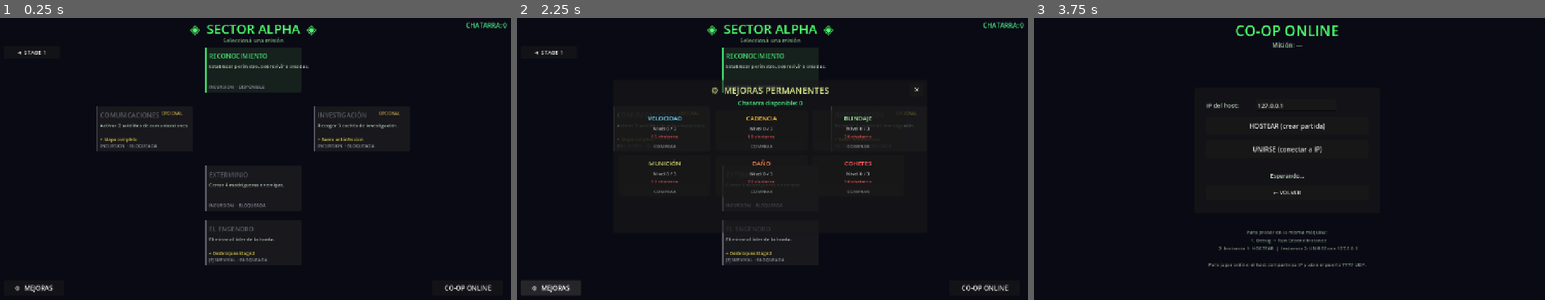
Above: before the commit, frames 1-3 (left to right).
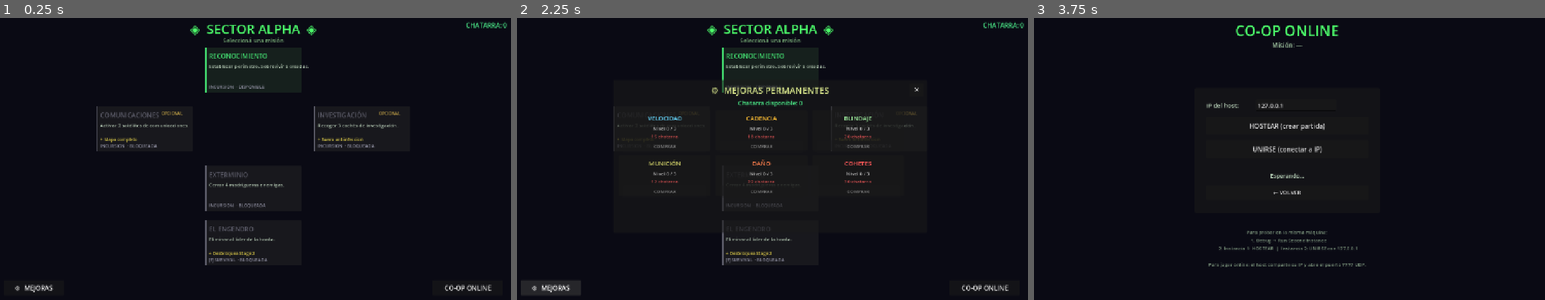
Above: after the commit, the same moments.

Repository: enriquecordero/last-colony
Game: Godot game, scene res://scenes/stage_select.tscn
Two runs of this game, one before a commit and one after it. Both use one fixed random seed, a clock stepped at 60 frames per second and the inputs below.
Inputs (mouse positions are in pixels of both pictures, inside the frame that each line leads up to):
- Up to frame 1 (0.25 s): no input
- Up to frame 2 (2.25 s): click (547, 51) at 0.5 s, where only the run before the commit has a clickable "◄ STAGE 1"; click (547, 51) at 1.25 s, where only the run before the commit has a clickable "◄ STAGE 1"; click "⚙ MEJORAS" at 2 s
- Up to frame 3 (3.75 s): click "✕" at 2.75 s; click "CO-OP ONLINE" at 3.5 s

The runs differ from the first frame. In frame 1, less than 0.1% of the frame differs, in the area x 3-9%, y 11-14%; in frame 2, less than 0.1%; in frame 3, nothing differs.

Commit message:
Fix stage nav buttons: prev/next replace static 3-button layout
- Replace 3 static stage buttons with 2 dynamic prev/next buttons
- Prev button (left, x=20) only shows when a previous stage exists
- Next button (right, x=VIEW_W-160) only shows when next stage is unlocked
- Clicking current stage no longer does nothing — buttons never point to current stage
- Fixes STAGE 2 button overlapping RECONOCIMIENTO card at x=570

Co-Authored-By: Claude Sonnet 4.6 <noreply@anthropic.com>

Diff:
--- a/scripts/stage_select_screen.gd
+++ b/scripts/stage_select_screen.gd
@@ -80,6 +80,14 @@
 var _chatarra_lbl:     Label      = null
 var _meta_card_lbls:   Dictionary = {}
 var _title_lbl:        Label      = null
+var _nav_prev_btn:     Button     = null
+var _nav_next_btn:     Button     = null
+
+const _STAGE_ORDER: Array = ["stage1", "stage2", "stage3"]
+const _STAGE_UNLOCK: Dictionary = {
+	"stage2": "stage1_complete",
+	"stage3": "stage2_complete",
+}
 
 func _ready() -> void:
 	MusicPlayer.set_mode(MusicPlayer.Mode.MENU)
@@ -103,32 +111,22 @@
 	sub.horizontal_alignment = HORIZONTAL_ALIGNMENT_CENTER
 	add_child(sub)
 
-	# Stage nav
-	var s1_btn := Button.new()
-	s1_btn.text = "◄  STAGE 1"
-	s1_btn.add_theme_font_size_override("font_size", 14)
-	s1_btn.size     = Vector2(140, 30)
-	s1_btn.position = Vector2(20, 86)
-	s1_btn.pressed.connect(func() -> void: _switch_stage("stage1"))
-	add_child(s1_btn)
-
-	if StageManager.is_reward_unlocked("stage1_complete"):
-		var s2_btn := Button.new()
-		s2_btn.text = "STAGE 2  ►"
-		s2_btn.add_theme_font_size_override("font_size", 14)
-		s2_btn.size     = Vector2(140, 30)
-		s2_btn.position = Vector2(VIEW_W * 0.5 - 70, 86)
-		s2_btn.pressed.connect(func() -> void: _switch_stage("stage2"))
-		add_child(s2_btn)
-
-	if StageManager.is_reward_unlocked("stage2_complete"):
-		var s3_btn := Button.new()
-		s3_btn.text = "STAGE 3  ►"
-		s3_btn.add_theme_font_size_override("font_size", 14)
-		s3_btn.size     = Vector2(140, 30)
-		s3_btn.position = Vector2(VIEW_W - 160, 86)
-		s3_btn.pressed.connect(func() -> void: _switch_stage("stage3"))
-		add_child(s3_btn)
+	# Stage nav — prev (left) and next (right), never shows current stage
+	_nav_prev_btn = Button.new()
+	_nav_prev_btn.add_theme_font_size_override("font_size", 14)
+	_nav_prev_btn.size     = Vector2(140, 30)
+	_nav_prev_btn.position = Vector2(20, 86)
+	_nav_prev_btn.pressed.connect(_on_nav_prev)
+	add_child(_nav_prev_btn)
+
+	_nav_next_btn = Button.new()
+	_nav_next_btn.add_theme_font_size_override("font_size", 14)
+	_nav_next_btn.size     = Vector2(140, 30)
+	_nav_next_btn.position = Vector2(VIEW_W - 160, 86)
+	_nav_next_btn.pressed.connect(_on_nav_next)
+	add_child(_nav_next_btn)
+
+	_refresh_nav_buttons()
 
 	# Chatarra banked display
 	_chatarra_lbl = _lbl("CHATARRA: %d" % StageManager.chatarra_banked, 16, Color(0.3, 0.95, 0.55))
@@ -429,6 +427,36 @@
 func _on_coop_pressed() -> void:
 	StageManager.selected_mission_id = _selected_id
 	get_tree().change_scene_to_file("res://scenes/lobby.tscn")
+
+func _refresh_nav_buttons() -> void:
+	var idx: int = _STAGE_ORDER.find(_current_stage_id)
+
+	var prev_id: String = _STAGE_ORDER[idx - 1] if idx > 0 else ""
+	_nav_prev_btn.visible = prev_id != ""
+	if prev_id != "":
+		var num: String = prev_id.trim_prefix("stage")
+		_nav_prev_btn.text = "◄  STAGE %s" % num
+
+	var next_id: String = _STAGE_ORDER[idx + 1] if idx < _STAGE_ORDER.size() - 1 else ""
+	var next_unlocked: bool = next_id != "" and \
+		StageManager.is_reward_unlocked(_STAGE_UNLOCK.get(next_id, ""))
+	_nav_next_btn.visible = next_unlocked
+	if next_unlocked:
+		var num: String = next_id.trim_prefix("stage")
+		_nav_next_btn.text = "STAGE %s  ►" % num
+
+
+func _on_nav_prev() -> void:
+	var idx: int = _STAGE_ORDER.find(_current_stage_id)
+	if idx > 0:
+		_switch_stage(_STAGE_ORDER[idx - 1])
+
+
+func _on_nav_next() -> void:
+	var idx: int = _STAGE_ORDER.find(_current_stage_id)
+	if idx < _STAGE_ORDER.size() - 1:
+		_switch_stage(_STAGE_ORDER[idx + 1])
+
 
 func _switch_stage(stage_id: String) -> void:
 	if _current_stage_id == stage_id:
@@ -445,6 +473,7 @@
 	var missions := StageRegistry.get_stage_missions(_current_stage_id)
 	for m in missions:
 		_build_card(m)
+	_refresh_nav_buttons()
 	queue_redraw()
 
 func _draw() -> void:
